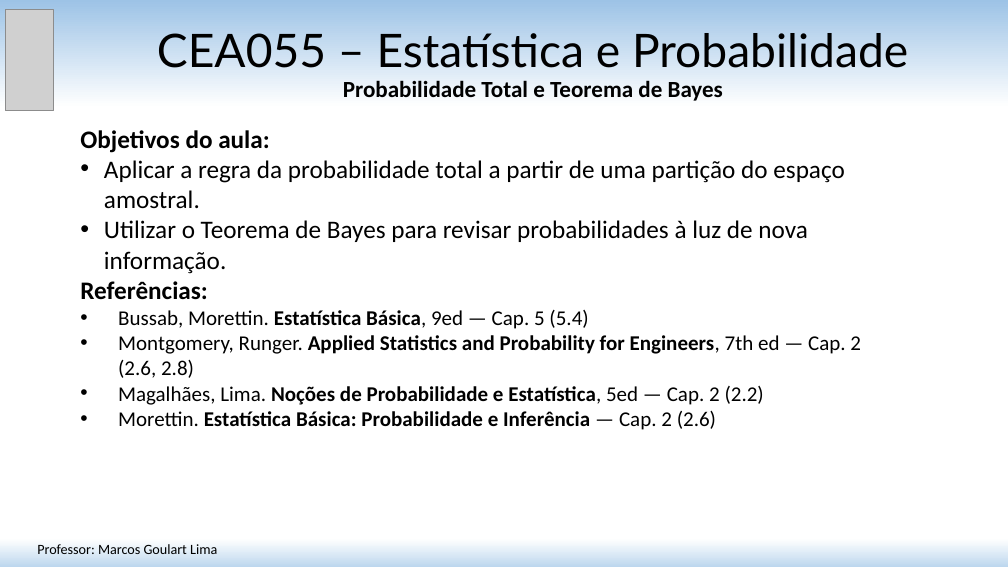
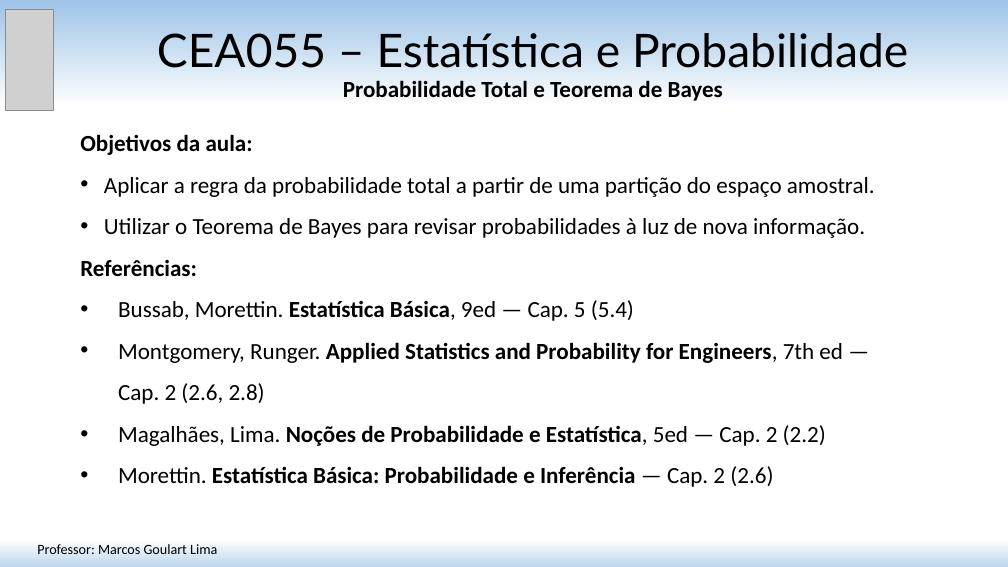
Before and after one commit to matmarcos/minhas-aulas, a slide deck: slide 1 of content/2026-2/cea055-estatistica-probabilidade/06-probabilidade-total-bayes/Aula_06_Probabilidade_Total_Bayes.pptx. Drawn at 1008x567 pixels with LibreOffice and Linux fonts; fonts in the diff are those of the drawing; grey boxes stand for pictures. Boxes give left, top, right and bottom in pixels: in the first picture for what was removed or moved away, otherwise in the second. Text is boxed around its words. In the diff, an @@ line names an element or a change of style, - is before the commit and + after.

```diff
--- a/content/2026-2/cea055-estatistica-probabilidade/06-probabilidade-total-bayes/Aula_06_Probabilidade_Total_Bayes.pptx
+++ b/content/2026-2/cea055-estatistica-probabilidade/06-probabilidade-total-bayes/Aula_06_Probabilidade_Total_Bayes.pptx
@@ text at <box>80,134,253,155</box>: text changed; size 24 to 22 pt @@
-Objetivos do aula:
+Objetivos da aula:
@@ text at <box>80,177,875,487</box>: size 24 to 22 pt in "Aplicar a regra da probabilidade total a ...", "Utilizar o Teorema de Bayes para revisar ...", "Referências:"; size 20 to 22 pt in "Bussab, Morettin. Estatística Básica, 9ed — Cap. ...", "Montgomery, Runger. Applied Statistics and Probability for ...", "Magalhães, Lima. Noções de Probabilidade e Estatística, ...", "Morettin. Estatística Básica: Probabilidade e Inferência — ..."; line spacing 1 to 1.5 @@
```
Also in this commit, not shown: 9 other slides changed, 10 slides added, 3 other files.
